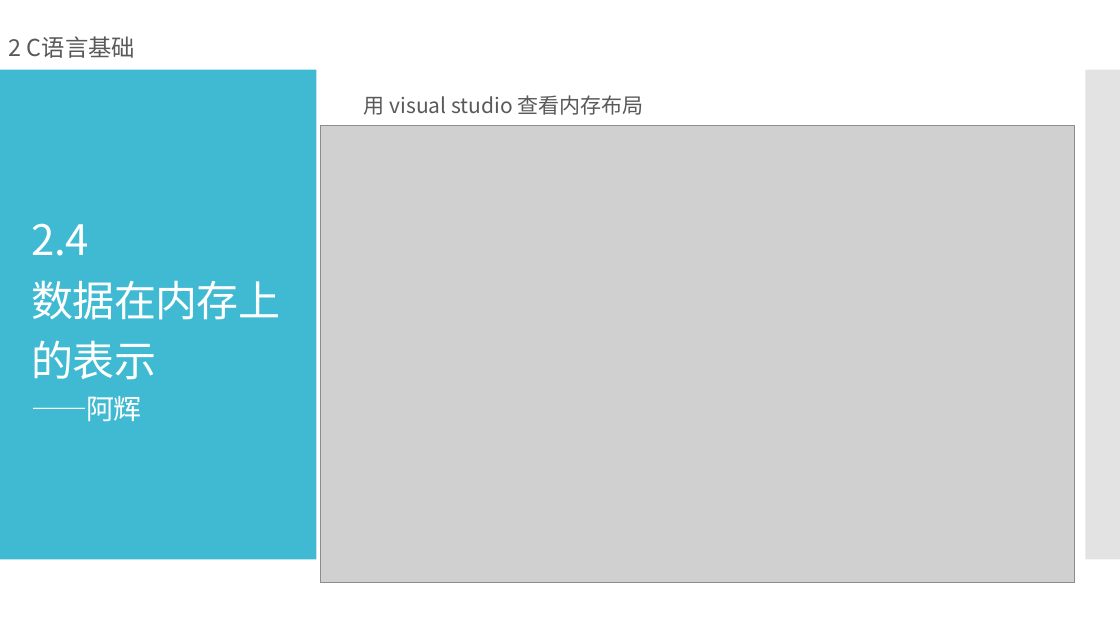
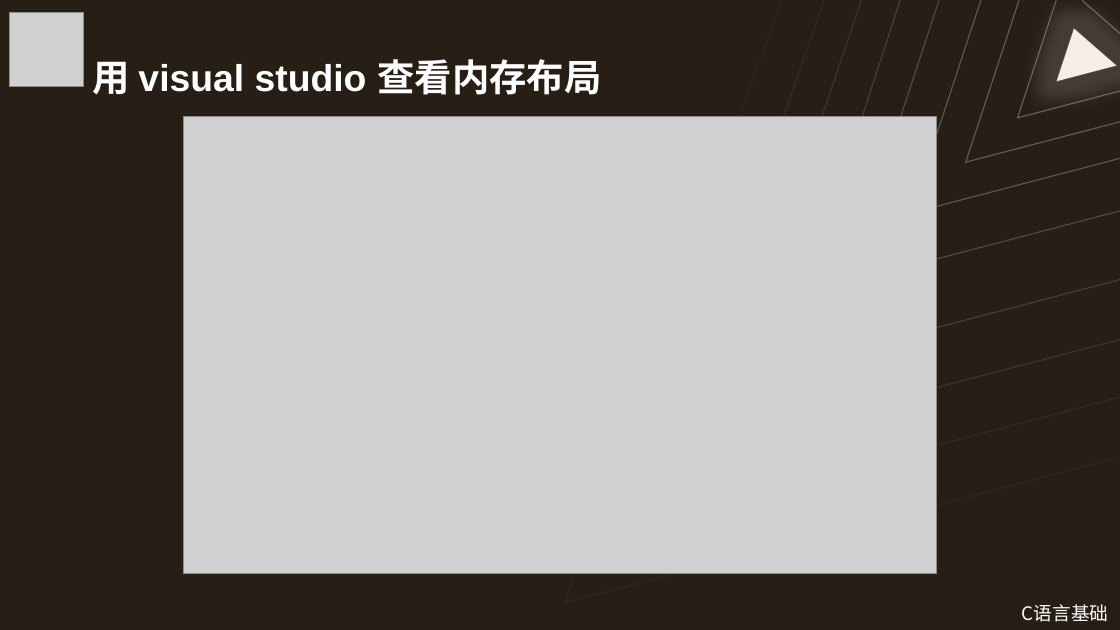
Before and after one commit to Wannerfi/CodingCourse, a slide deck: slide 29 of 2C语言基础.pptx (slide 27 before the commit). Drawn at 1120x630 pixels with LibreOffice and Linux fonts; fonts in the diff are those of the drawing; grey boxes stand for pictures. Boxes give left, top, right and bottom in pixels: in the first picture for what was removed or moved away, otherwise in the second. Text is boxed around its words. In the diff, an @@ line names an element or a change of style, - is before the commit and + after.

```diff
--- a/2C语言基础.pptx
+++ b/2C语言基础.pptx
@@ background #FFFFFF to #271E15 @@
@@ picture added at box(9, 13, 83, 87) @@
@@ freeform shape added at box(565, 0, 1120, 602), outline #FFFFFF 1 pt @@
@@ freeform shape added at box(644, 0, 1120, 522), outline #FFFFFF 1 pt @@
@@ freeform shape added at box(711, 0, 1120, 446), outline #FFFFFF 1 pt @@
@@ freeform shape added at box(781, 0, 1120, 368), outline #FFFFFF 1 pt @@
@@ freeform shape added at box(846, 0, 1120, 282), outline #FFFFFF 1 pt @@
@@ freeform shape added at box(911, 0, 1120, 213), outline #FFFFFF 1 pt @@
@@ freeform shape added at box(966, 0, 1120, 162), outline #FFFFFF 1 pt @@
@@ freeform shape added at box(1017, 0, 1120, 118), outline #FFFFFF 1 pt @@
@@ freeform shape added at box(1057, 29, 1117, 81), fill #F5EEE7, outline #FFFFFF 1 pt @@
@@ freeform shape added at box(1082, 0, 1120, 33), outline #FFFFFF 1 pt @@
@@ text removed at box(9, 36, 135, 58) @@
-2 C语言基础
@@ title "用 visual studio 查看内存布局": place and size @@
-title "用 visual studio 查看内存布局" at box(364, 95, 644, 115)
+title "用 visual studio 查看内存布局" at box(93, 59, 601, 95)
@@ title "用 visual studio 查看内存布局" at box(93, 59, 601, 95): size 18 to 32 pt, font Noto Sans CJK SC to Arial, text colour #595959 to #FFFFFF, bold on; line spacing 1.2 to 1; less space between paragraphs; vertical alignment middle to bottom @@
@@ rectangle removed at box(0, 70, 317, 560) @@
@@ rectangle removed at box(1086, 70, 1120, 560) @@
@@ picture: place and size @@
-picture at box(321, 125, 1075, 582)
+picture at box(183, 116, 937, 573)
@@ title removed at box(32, 223, 280, 422) @@
-2.4
-数据在内存上的表示
-——阿辉
@@ text added at box(1022, 604, 1108, 622), 16 pt, text #FFFFFF @@
+C语言基础
```
Also in this commit, not shown: 13 other slides changed, 16 slides added, 16 slides removed.
